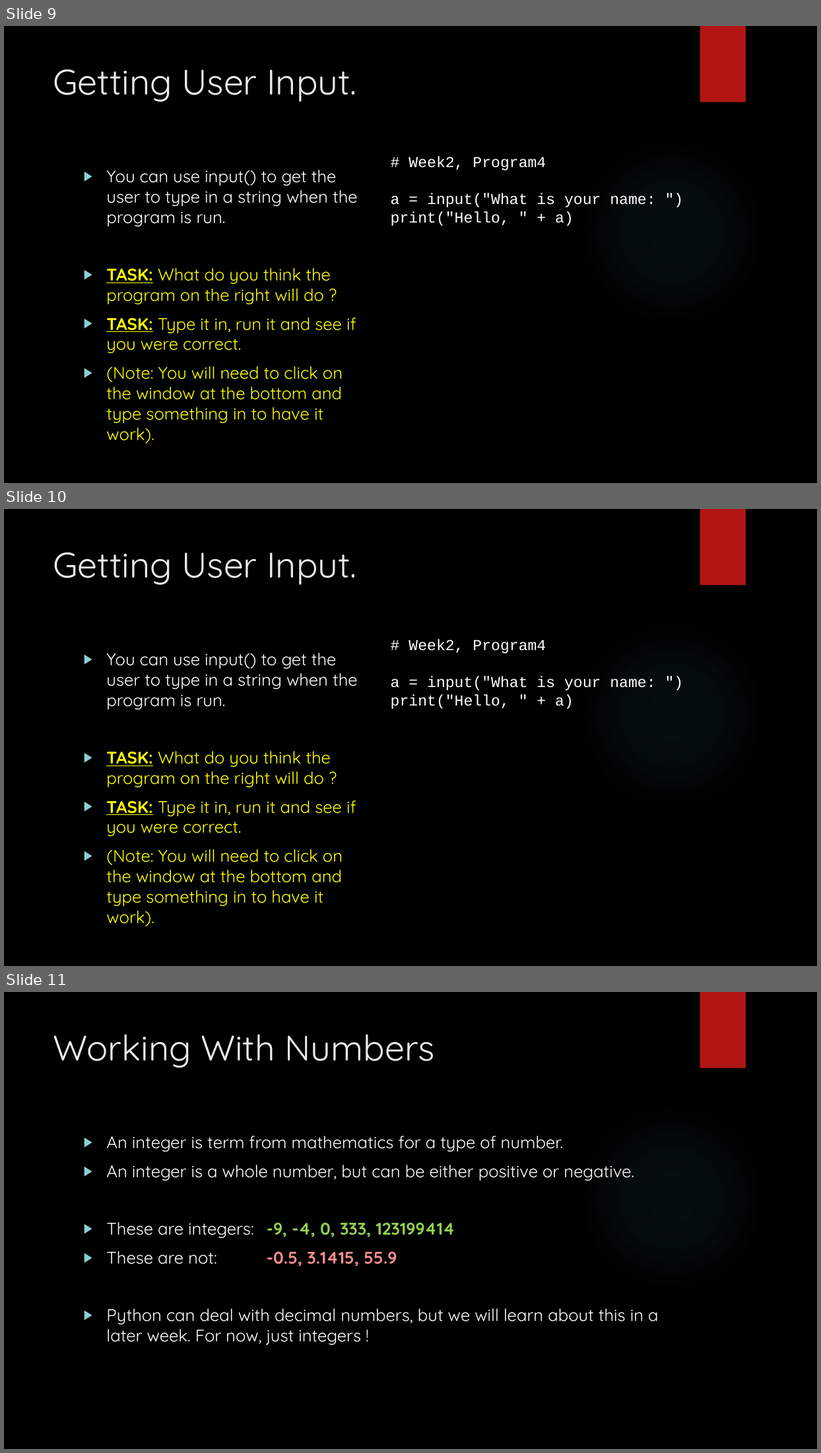
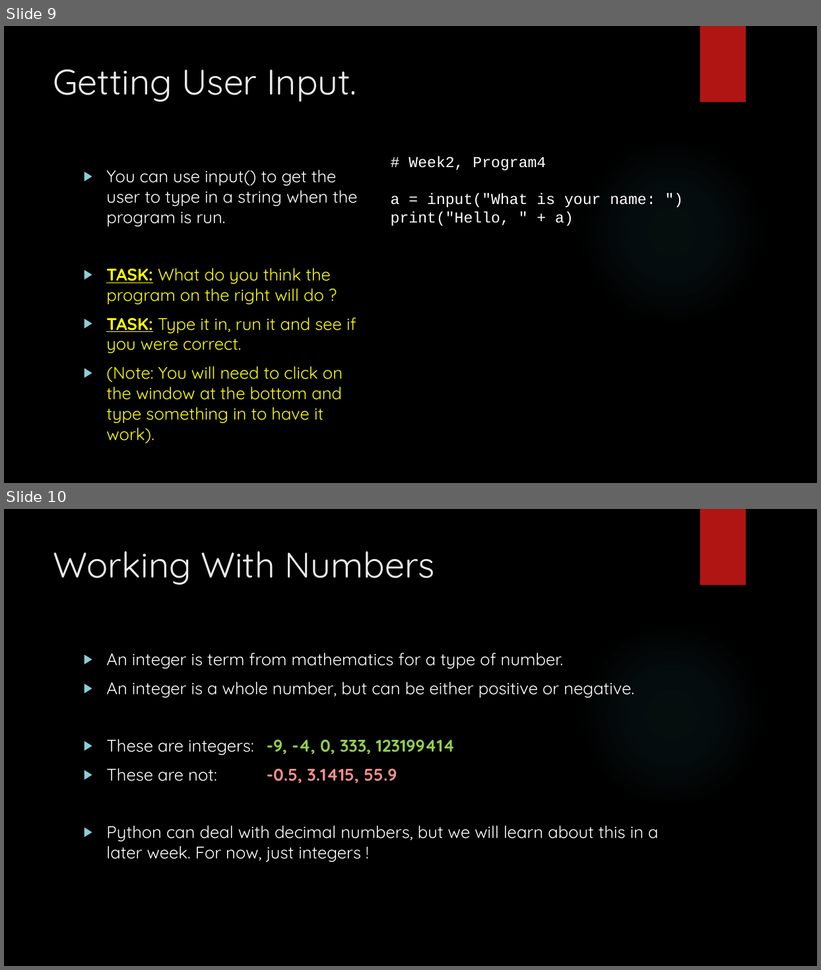
Before and after one commit to davidgroves/DGM_Tutorials, a slide deck: week2/week2.pptx. Shown one above the other, each under a label of ours: slides 9, 10 and 11 before the commit, slides 9 and 10 after it. The pictures are 821x1453 and 821x970 pixels, drawn with LibreOffice and Linux fonts; fonts in the diff are those of the drawing; background and template pictures are left out. Boxes give left, top, right and bottom in pixels: in the first picture for what was removed or moved away, otherwise in the second. Text is boxed around its words. In the diff, an @@ line names an element or a change of style, - is before the commit and + after.

Commit message:
Week 2 Extra

```diff
--- a/week2/week2.pptx
+++ b/week2/week2.pptx
@@ slide 10 removed at (4, 509, 817, 966), background picture (left out); not listed: 2 template elements that a slide beside it also shows @@
@@ title removed at (54, 552, 356, 585) @@
-Getting User Input.
@@ text removed at (391, 640, 655, 709) @@
-# Week2, Program4
-a = input("What is your name: ")
-print("Hello, " + a)
@@ text removed at (106, 653, 358, 927) @@
-▶ You can use input() to get the user to type in a string when the program is run.
-▶ TASK: What do you think the program on the right will do ?
-▶ TASK: Type it in, run it and see if you were correct.
-▶ (Note: You will need to click on the window at the bottom and type something in to have it work).
@@ what was slide 11 is now slide 10 @@
```
Also in this commit, not shown: 2 slides changed.
